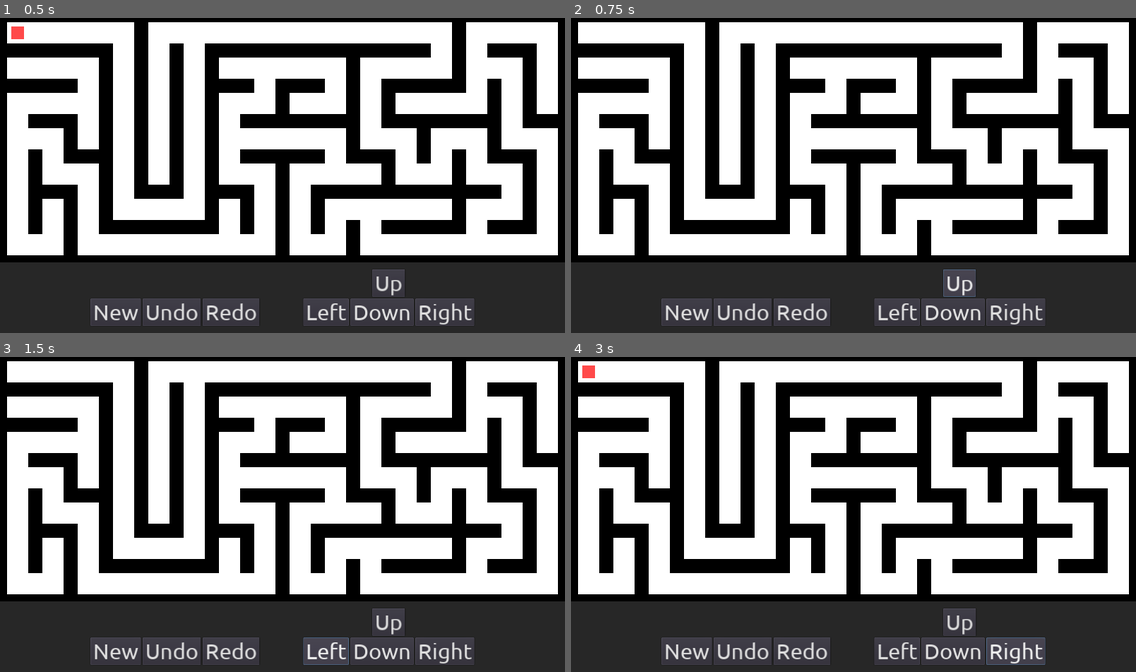
Above: before the commit, frames 1-4 (two rows, left to right).
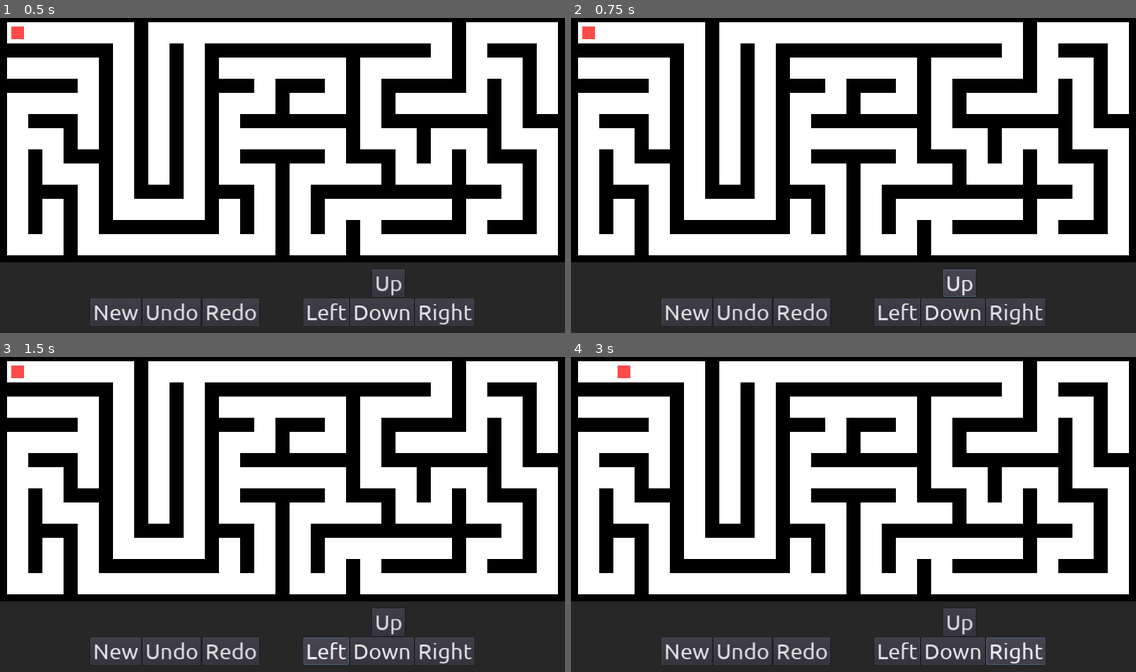
Above: after the commit, the same moments.

Repository: Skyvastern/command-pattern
Game: Godot game, scene res://Main/CommandPattern/CommandPattern.tscn
Two runs of this game, one before a commit and one after it. Both use one fixed random seed, a clock stepped at 60 frames per second and the inputs below.
Inputs:
- Up to frame 1 (0.5 s): no input
- Up to frame 2 (0.75 s): click "Up" at 0.5 s
- Up to frame 3 (1.5 s): click "Left" at 1.25 s
- Up to frame 4 (3 s): click "Down" at 2 s; click "Right" at 2.75 s

Frame 1 is identical in both runs. In frame 2, less than 0.1% of the frame differs, in the area x 2-5%, y 2-7%; in frame 3, less than 0.1%; in frame 4, 0.2%, in the area x 2-11%, y 2-7%.

Commit message:
Add player collision with maze

Diff:
--- a/Main/Player/Player.gd
+++ b/Main/Player/Player.gd
@@ -11,19 +11,19 @@
 func _process(_delta: float) -> void:
 	if Input.is_action_just_pressed("ui_up"):
 		move(Vector2(0, -1))
-	if Input.is_action_just_pressed("ui_down"):
+	elif Input.is_action_just_pressed("ui_down"):
 		move(Vector2(0, 1))
-	if Input.is_action_just_pressed("ui_right"):
+	elif Input.is_action_just_pressed("ui_right"):
 		move(Vector2(1, 0))
-	if Input.is_action_just_pressed("ui_left"):
+	elif Input.is_action_just_pressed("ui_left"):
 		move(Vector2(-1, 0))
 
-	if Input.is_action_just_pressed("ui_accept"):
-		var command = command_scene.instance()
-		add_child(command)
 
 
 func move(dir: Vector2) -> void:
+	if _is_collider_ahead(dir):
+		return
+
 	var command = command_scene.instance()
 	command.player = self
 	command.direction = dir
@@ -32,6 +32,12 @@
 	CommandQueue.execute(command)
 
 
+func _is_collider_ahead(dir: Vector2) -> bool:
+	var space_state := get_world_2d().direct_space_state
+	var result := space_state.intersect_ray(global_position, global_position + (dir * 32))
+	return result.size() > 0
+
+
 func reset() -> void:
 	position = Vector2(40, 40) # Will make this automatic later
 	CommandQueue.reset_queues()
